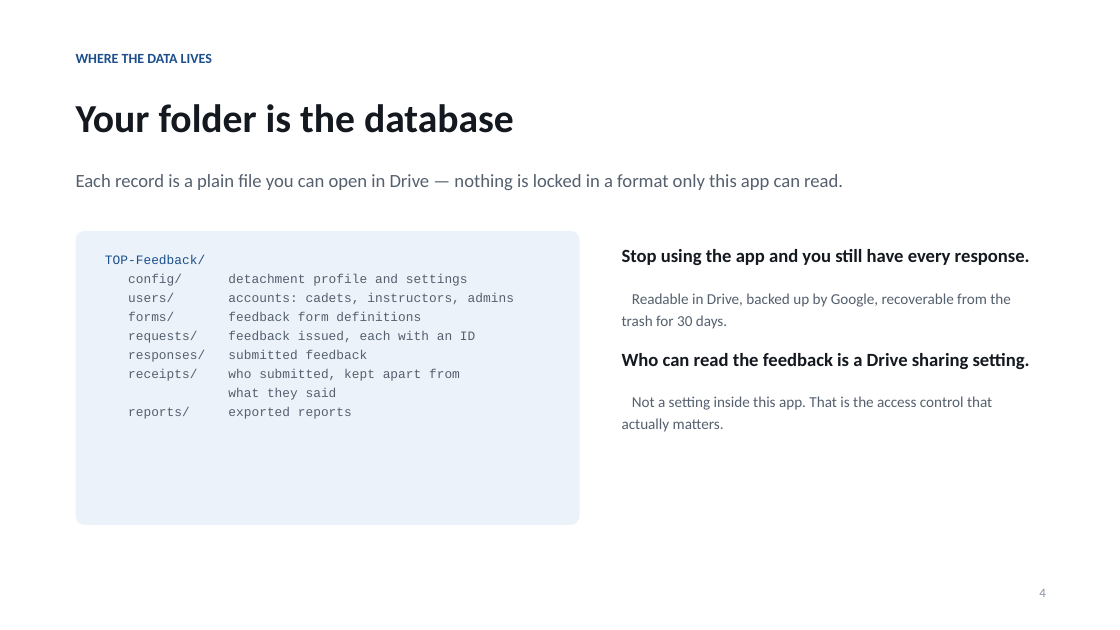
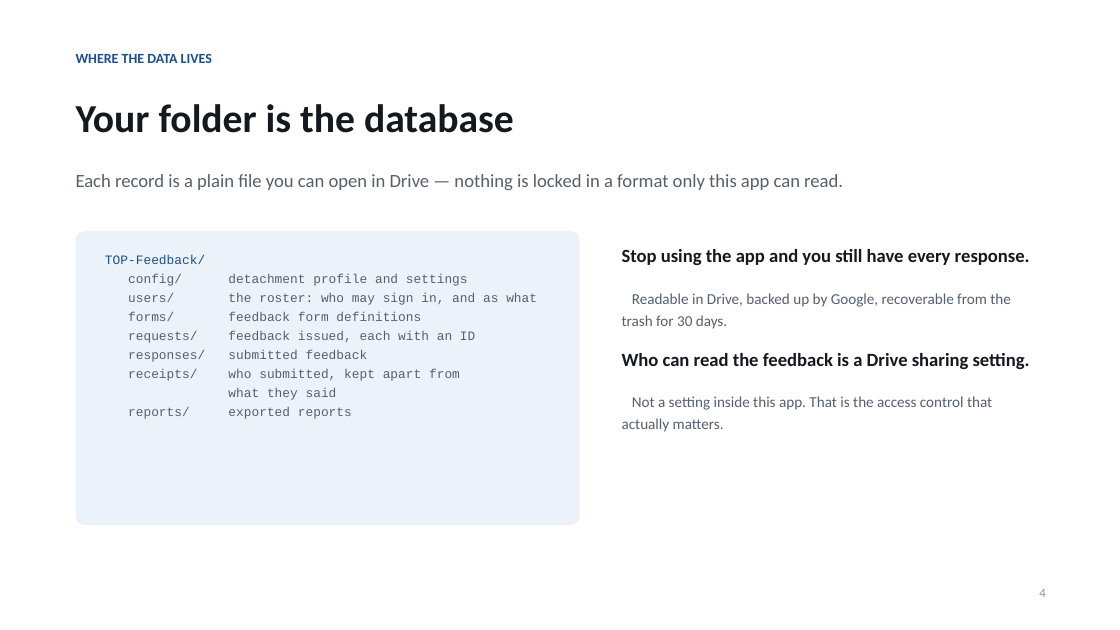
Before and after one commit to dmg-arts/my-pwa, a slide deck: slide 4 of docs/TOP-Feedback-Introduction.pptx. Drawn at 1120x630 pixels with LibreOffice and Linux fonts; fonts in the diff are those of the drawing. Boxes give left, top, right and bottom in pixels: in the first picture for what was removed or moved away, otherwise in the second. Text is boxed around its words. In the diff, an @@ line names an element or a change of style, - is before the commit and + after.

```diff
--- a/docs/TOP-Feedback-Introduction.pptx
+++ b/docs/TOP-Feedback-Introduction.pptx
@@ text at bbox=[228, 293, 537, 305]: text changed @@
-users/ accounts: cadets, instructors, admins
+users/ the roster: who may sign in, and as what
```
Also in this commit, not shown: 5 other slides changed, 27 other files.
